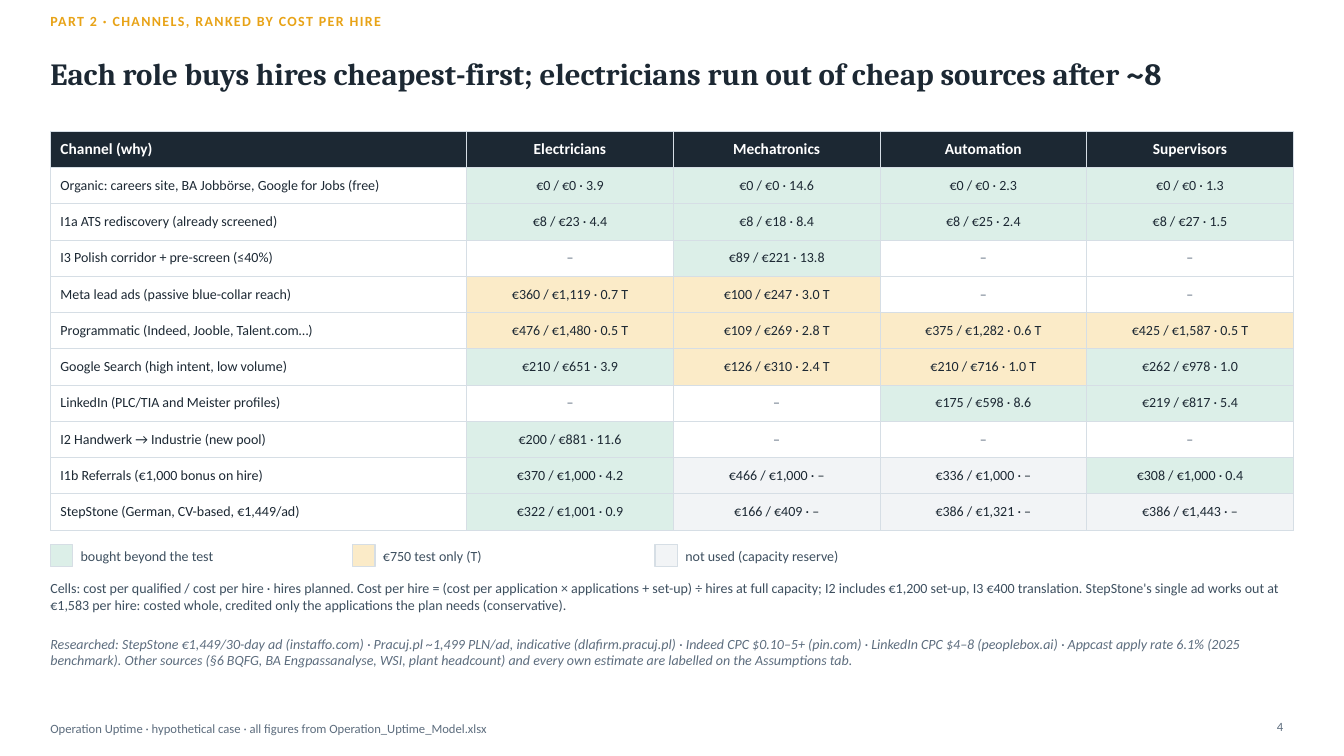
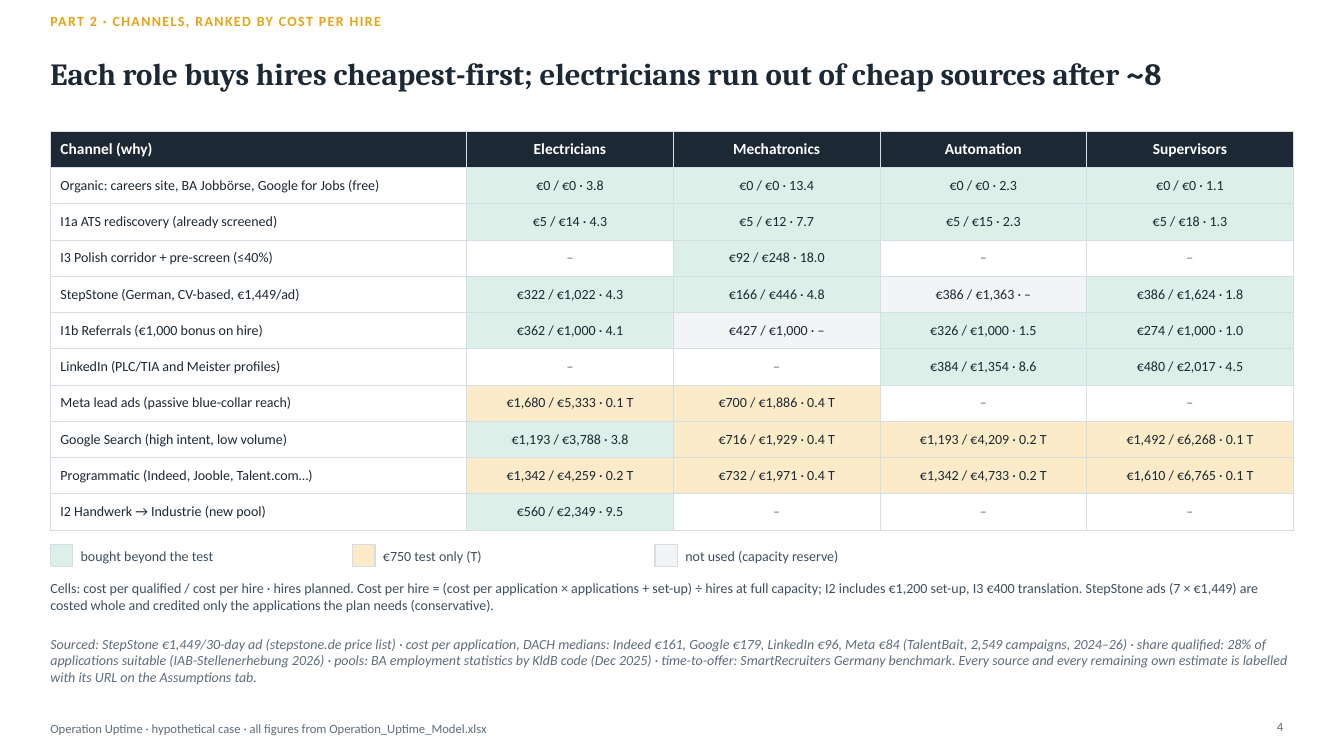
Before and after one commit to Anurag160596/haystack, a slide deck: slide 4 of operation_uptime/Operation_Uptime_Deck.pptx. Drawn at 1344x756 pixels with LibreOffice and Linux fonts; fonts in the diff are those of the drawing. Boxes give left, top, right and bottom in pixels: in the first picture for what was removed or moved away, otherwise in the second. Text is boxed around its words. In the diff, an @@ line names an element or a change of style, - is before the commit and + after.

```diff
--- a/operation_uptime/Operation_Uptime_Deck.pptx
+++ b/operation_uptime/Operation_Uptime_Deck.pptx
@@ table at <box>50,131,1294,523</box> @@
-row 2: Organic: careers site, BA Jobbörse, Google for Jobs (free) | €0 / €0 · 3.9 | €0 / €0 · 14.6 | €0 / €0 · 2.3 | €0 / €0 · 1.3
+row 2: Organic: careers site, BA Jobbörse, Google for Jobs (free) | €0 / €0 · 3.8 | €0 / €0 · 13.4 | €0 / €0 · 2.3 | €0 / €0 · 1.1
-row 3: I1a ATS rediscovery (already screened) | €8 / €23 · 4.4 | €8 / €18 · 8.4 | €8 / €25 · 2.4 | €8 / €27 · 1.5
+row 3: I1a ATS rediscovery (already screened) | €5 / €14 · 4.3 | €5 / €12 · 7.7 | €5 / €15 · 2.3 | €5 / €18 · 1.3
-row 4, column 3: €89 / €221 · 13.8
+row 4, column 3: €92 / €248 · 18.0
-row 5: Meta lead ads (passive blue-collar reach) | €360 / €1,119 · 0.7 T | €100 / €247 · 3.0 T | – | –
+row 5: StepStone (German, CV-based, €1,449/ad) | €322 / €1,022 · 4.3 | €166 / €446 · 4.8 | €386 / €1,363 · – | €386 / €1,624 · 1.8
-row 6: Programmatic (Indeed, Jooble, Talent.com…) | €476 / €1,480 · 0.5 T | €109 / €269 · 2.8 T | €375 / €1,282 · 0.6 T | €425 / €1,587 · 0.5 T
+row 6: I1b Referrals (€1,000 bonus on hire) | €362 / €1,000 · 4.1 | €427 / €1,000 · – | €326 / €1,000 · 1.5 | €274 / €1,000 · 1.0
-row 7: Google Search (high intent, low volume) | €210 / €651 · 3.9 | €126 / €310 · 2.4 T | €210 / €716 · 1.0 T | €262 / €978 · 1.0
+row 7: LinkedIn (PLC/TIA and Meister profiles) | – | – | €384 / €1,354 · 8.6 | €480 / €2,017 · 4.5
-row 8: LinkedIn (PLC/TIA and Meister profiles) | – | – | €175 / €598 · 8.6 | €219 / €817 · 5.4
+row 8: Meta lead ads (passive blue-collar reach) | €1,680 / €5,333 · 0.1 T | €700 / €1,886 · 0.4 T | – | –
-row 9: I2 Handwerk → Industrie (new pool) | €200 / €881 · 11.6 | – | – | –
+row 9: Google Search (high intent, low volume) | €1,193 / €3,788 · 3.8 | €716 / €1,929 · 0.4 T | €1,193 / €4,209 · 0.2 T | €1,492 / €6,268 · 0.1 T
-row 10: I1b Referrals (€1,000 bonus on hire) | €370 / €1,000 · 4.2 | €466 / €1,000 · – | €336 / €1,000 · – | €308 / €1,000 · 0.4
+row 10: Programmatic (Indeed, Jooble, Talent.com…) | €1,342 / €4,259 · 0.2 T | €732 / €1,971 · 0.4 T | €1,342 / €4,733 · 0.2 T | €1,610 / €6,765 · 0.1 T
-row 11: StepStone (German, CV-based, €1,449/ad) | €322 / €1,001 · 0.9 | €166 / €409 · – | €386 / €1,321 · – | €386 / €1,443 · –
+row 11: I2 Handwerk → Industrie (new pool) | €560 / €2,349 · 9.5 | – | – | –
@@ fill #FBEBC8 to #DCEFE8 in 6 cells @@
@@ fill none to #F2F4F6 in row 5, column 4 @@
@@ fill none to #DCEFE8 in row 5, column 5 @@
@@ fill #FBEBC8 to #F2F4F6 in row 6, column 3 @@
@@ fill #DCEFE8 to none in 3 cells @@
@@ fill #FBEBC8 to none in row 7, column 3 @@
@@ fill none to #FBEBC8 in 5 cells @@
@@ fill #DCEFE8 to #FBEBC8 in 2 cells @@
@@ fill #F2F4F6 to #FBEBC8 in 2 cells @@
@@ fill #F2F4F6 to none in 3 cells @@
@@ text at <box>50,583,1258,613</box>: text changed @@
-Cells: cost per qualified / cost per hire · hires planned. Cost per hire = (cost per application × applications + set-up) ÷ hires at full capacity; I2 includes €1,200 set-up, I3 €400 translation. StepStone's single ad works out at €1,583 per hire: costed whole, credited only the applications the plan needs (conservative).
+Cells: cost per qualified / cost per hire · hires planned. Cost per hire = (cost per application × applications + set-up) ÷ hires at full capacity; I2 includes €1,200 set-up, I3 €400 translation. StepStone ads (7 × €1,449) are costed whole and credited only the applications the plan needs (conservative).
@@ text at <box>50,639,1287,684</box>: text changed @@
-Researched: StepStone €1,449/30-day ad (instaffo.com) · Pracuj.pl ~1,499 PLN/ad, indicative (dlafirm.pracuj.pl) · Indeed CPC $0.10–5+ (pin.com) · LinkedIn CPC $4–8 (peoplebox.ai) · Appcast apply rate 6.1% (2025 benchmark). Other sources (§6 BQFG, BA Engpassanalyse, WSI, plant headcount) and every own estimate are labelled on the Assumptions tab.
+Sourced: StepStone €1,449/30-day ad (stepstone.de price list) · cost per application, DACH medians: Indeed €161, Google €179, LinkedIn €96, Meta €84 (TalentBait, 2,549 campaigns, 2024–26) · share qualified: 28% of applications suitable (IAB-Stellenerhebung 2026) · pools: BA employment statistics by KldB code (Dec 2025) · time-to-offer: SmartRecruiters Germany benchmark. Every source and every remaining own estimate is labelled with its URL on the Assumptions tab.
```
Also in this commit, not shown: 7 other slides changed, 3 other files.
